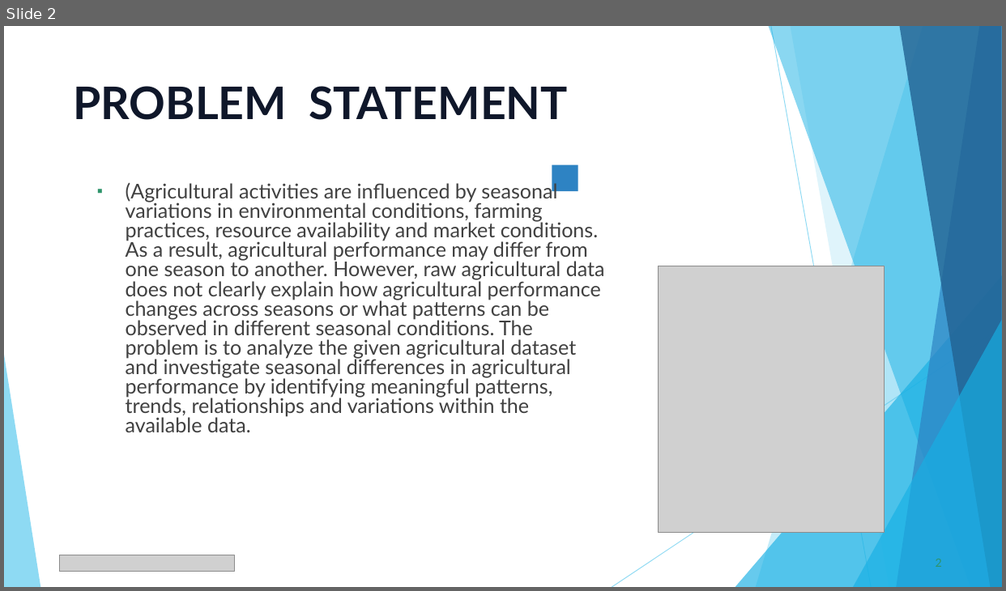
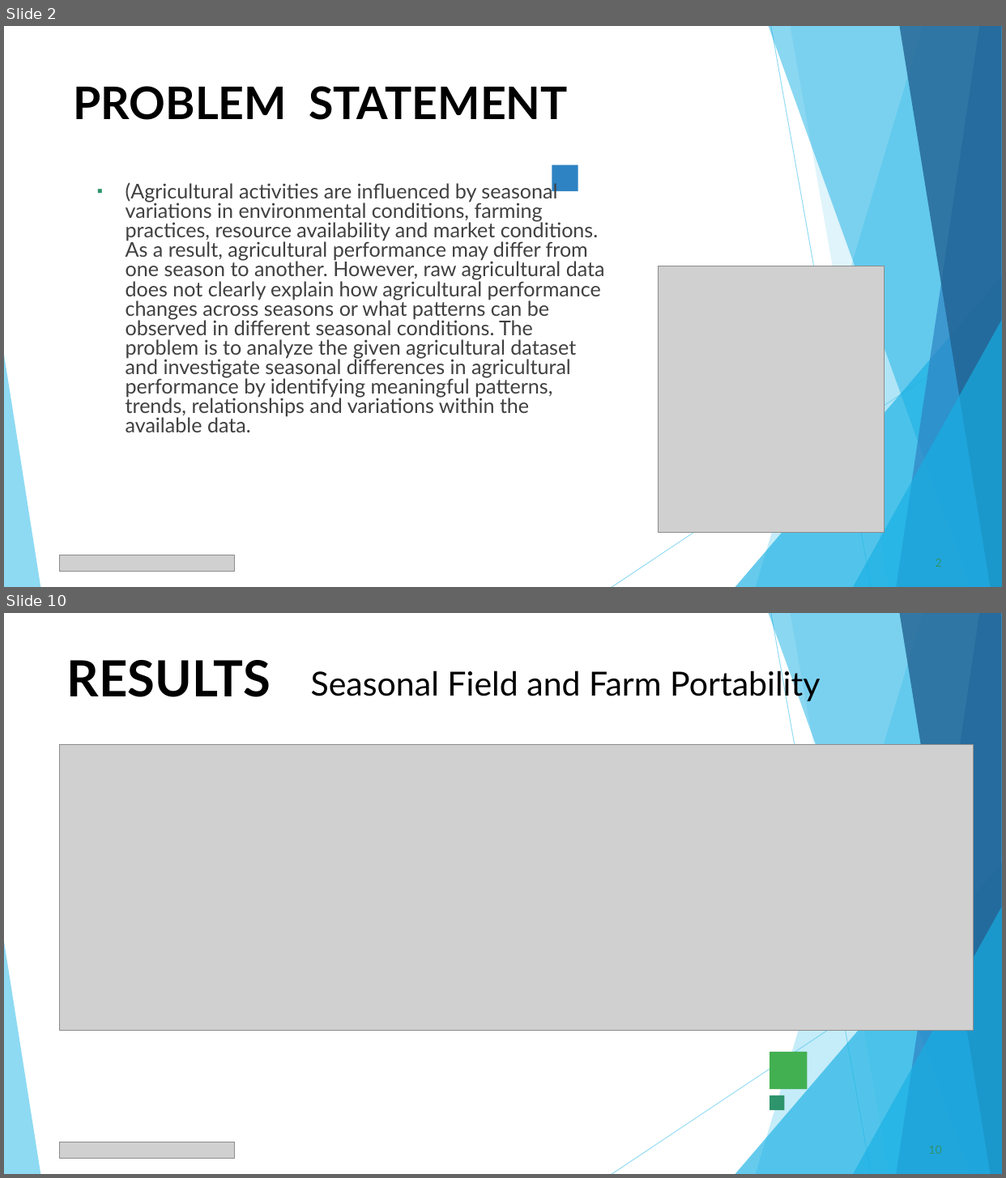
Before and after one commit to raghavparoli07-art/seasonal-agriculture-performance-analysis, a slide deck: presentation/Seasonal_Agriculture_Performance_Analysis.pptx. Shown one above the other, each under a label of ours: slide 2 before the commit, slides 2 and 10 after it; the slides between them are not shown. The pictures are 1006x591 and 1006x1178 pixels, drawn with LibreOffice and Linux fonts; fonts in the diff are those of the drawing; grey boxes stand for pictures. Boxes give left, top, right and bottom in pixels: in the first picture for what was removed or moved away, otherwise in the second. Text is boxed around its words. In the diff, an @@ line names an element or a change of style, - is before the commit and + after.

```diff
--- a/presentation/Seasonal_Agriculture_Performance_Analysis.pptx
+++ b/presentation/Seasonal_Agriculture_Performance_Analysis.pptx
@@ slide 10 added at [4, 613, 1002, 1174], background #FFFFFF; not listed: 11 template elements that a slide beside it also shows @@
@@ title added at [67, 660, 271, 697], 48 pt, text #000000, bold @@
+RESULTS
@@ text added at [311, 666, 820, 702], 32 pt, text #000000 @@
+Seasonal Field and Farm Portability
@@ picture added at [59, 745, 974, 1031] @@
@@ rectangle added at [769, 1053, 808, 1090], fill #42B051 @@
@@ rectangle added at [769, 1096, 785, 1111], fill #2E946B @@
@@ picture added at [59, 1143, 235, 1159] @@
@@ slide 2 changed as well @@
@@ title "PROBLEM STATEMENT" at [73, 86, 568, 120]: text colour #0F172A to #000000 @@
```
Also in this commit, not shown: 10 other slides changed, 2 other slides added, 3 slides removed.
